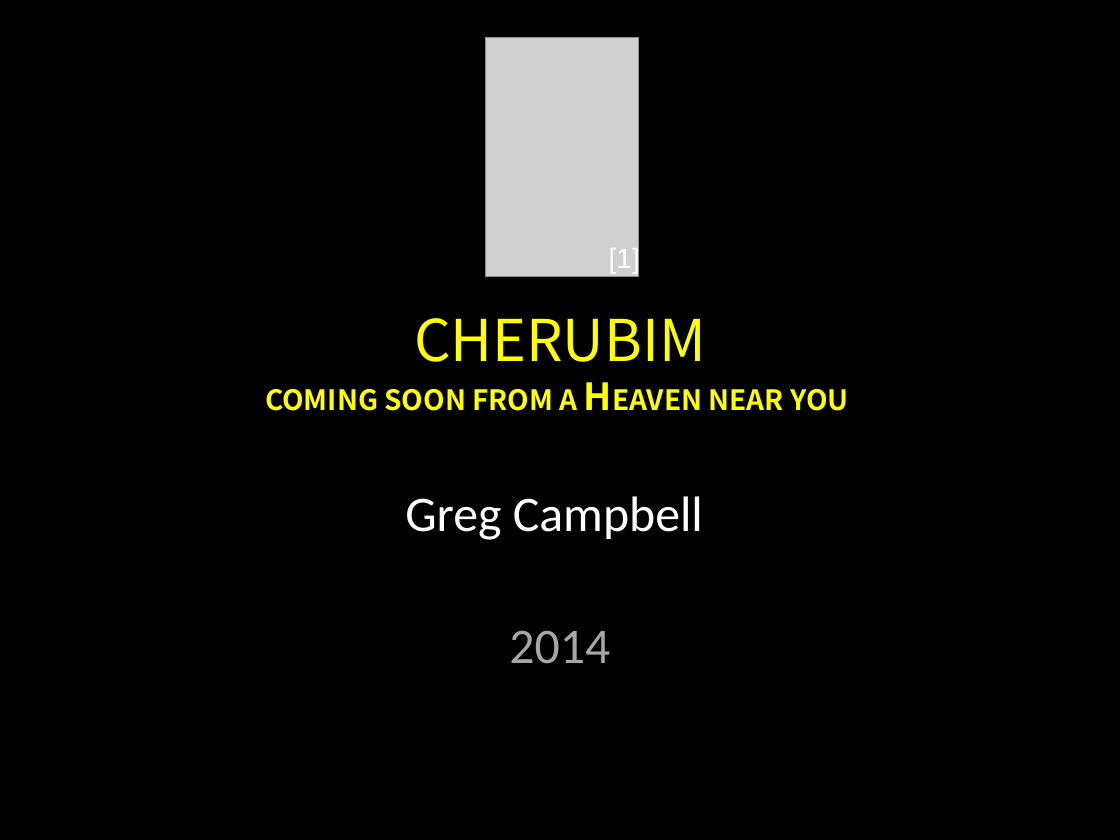
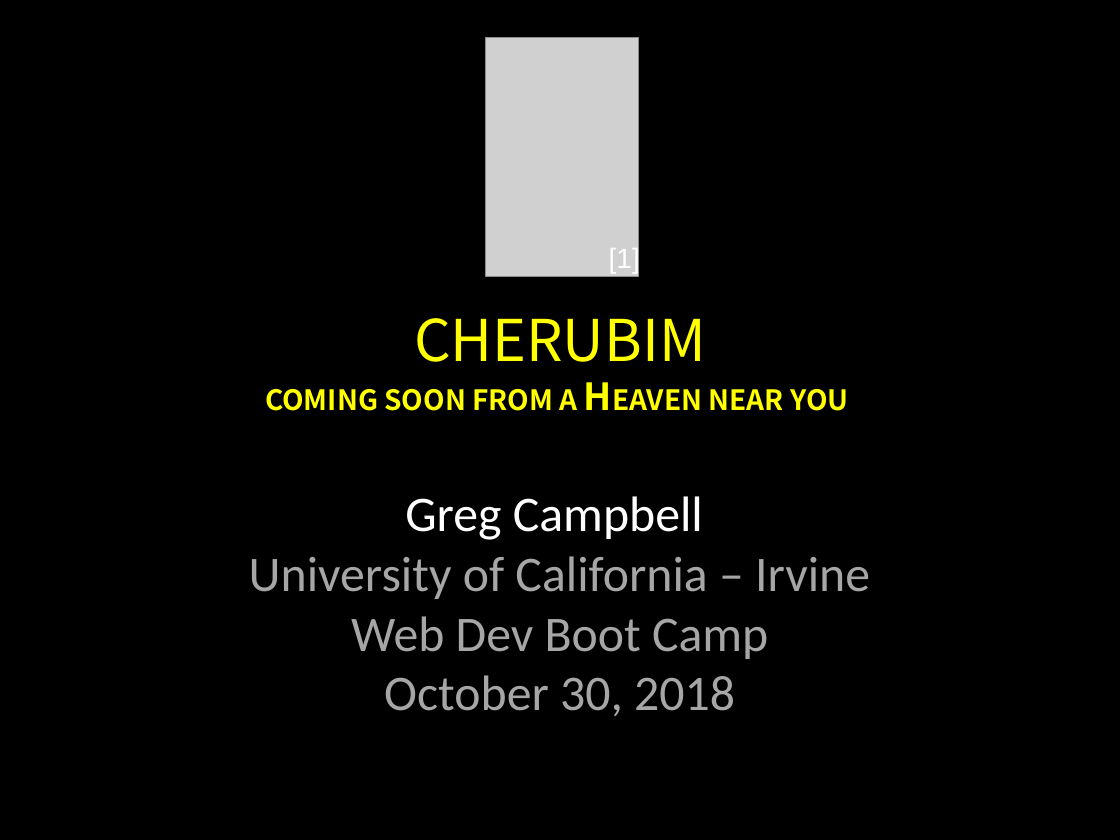
Before and after one commit to Endarire/UCICherubimDemo, a slide deck: slide 1 of Cherubim Game Pitch 10 30 18 (Greg Campbell).ppt. Drawn at 1120x840 pixels with LibreOffice and Linux fonts; fonts in the diff are those of the drawing; grey boxes stand for pictures. Boxes give left, top, right and bottom in pixels: in the first picture for what was removed or moved away, otherwise in the second. Text is boxed around its words. In the diff, an @@ line names an element or a change of style, - is before the commit and + after.

```diff
--- a/Cherubim Game Pitch 10 30 18 (Greg Campbell).ppt
+++ b/Cherubim Game Pitch 10 30 18 (Greg Campbell).ppt
@@ text at box(249, 496, 870, 716): text changed; text colour #FFFFFF to #A6A6A6 @@
-Greg Campbell
-2014
+Greg Campbell
+University of California – Irvine
+Web Dev Boot Camp
+October 30, 2018
```
Also in this commit, not shown: 19 other slides changed, 2 slides added.
